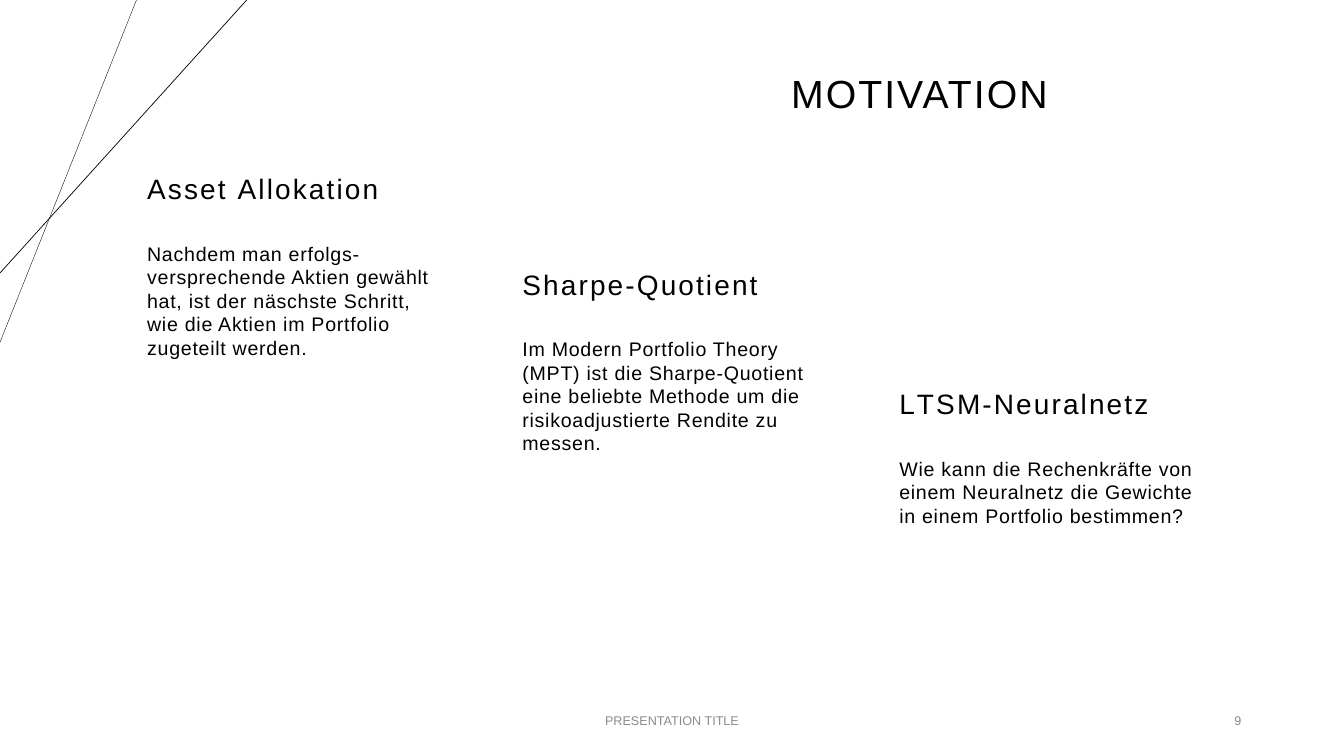
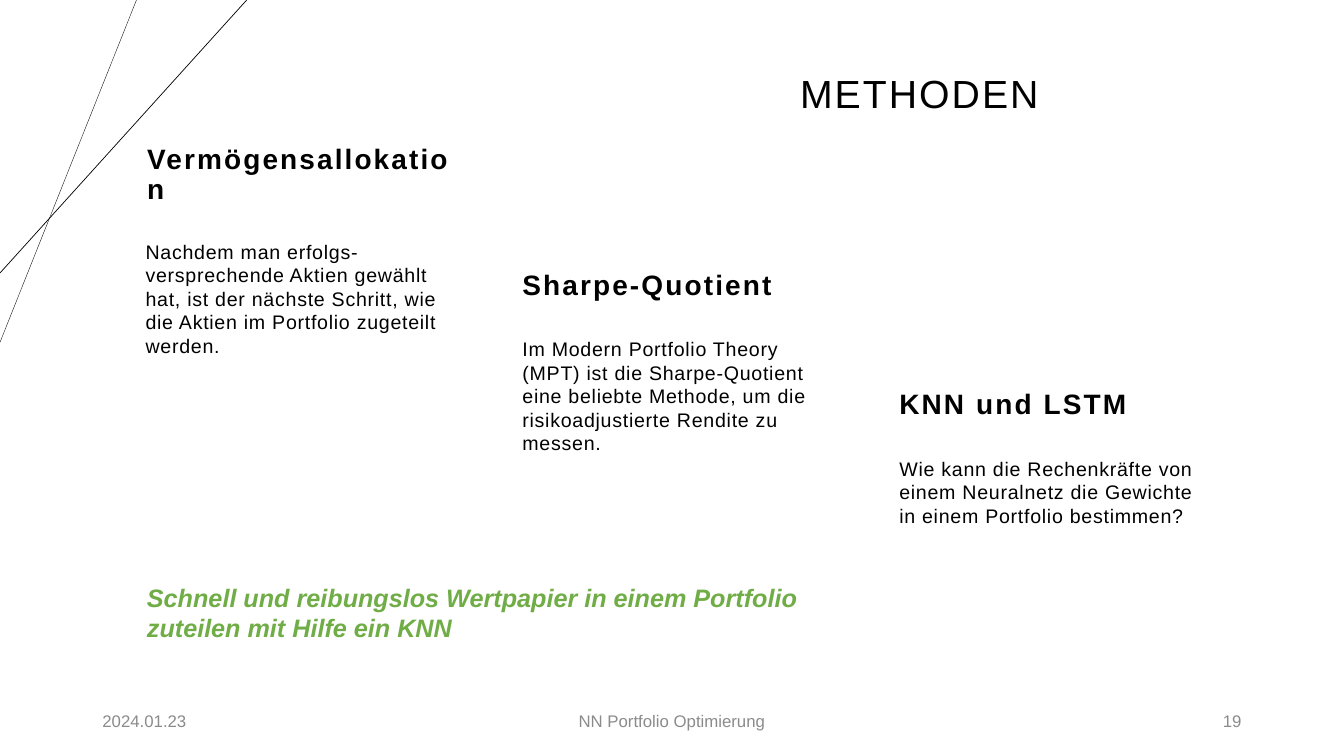
Before and after one commit to p-spohr/NN-Portfolio-Optimizer, a slide deck: slide 19 of Präsentation/pspohr - SLIFI Abschlusspräsentation 23Jan2024.pptx (slide 9 before the commit). Drawn at 1344x756 pixels with LibreOffice and Linux fonts; fonts in the diff are those of the drawing. Boxes give left, top, right and bottom in pixels: in the first picture for what was removed or moved away, otherwise in the second. Text is boxed around its words. In the diff, an @@ line names an element or a change of style, - is before the commit and + after.

Commit message:
füge Methode Slides hinzu und schreibe Literverzeichnis

```diff
--- a/Präsentation/pspohr - SLIFI Abschlusspräsentation 23Jan2024.pptx
+++ b/Präsentation/pspohr - SLIFI Abschlusspräsentation 23Jan2024.pptx
@@ title at (800, 80, 1038, 109): text changed @@
-MOTIVATION
+METHODEN
@@ text at (147, 178, 378, 200): text changed; bold on @@
-Asset Allokation
+Vermögensallokation
@@ text "Sharpe-Quotient" at (522, 274, 771, 300): bold on @@
@@ text at (146, 244, 436, 354): text changed @@
-Nachdem man erfolgs-versprechende Aktien gewählt hat, ist der näschste Schritt, wie die Aktien im Portfolio zugeteilt werden.
+Nachdem man erfolgs-versprechende Aktien gewählt hat, ist der nächste Schritt, wie die Aktien im Portfolio zugeteilt werden.
@@ text at (522, 341, 806, 451): text changed @@
-Im Modern Portfolio Theory (MPT) ist die Sharpe-Quotient eine beliebte Methode um die risikoadjustierte Rendite zu messen.
+Im Modern Portfolio Theory (MPT) ist die Sharpe-Quotient eine beliebte Methode, um die risikoadjustierte Rendite zu messen.
@@ text at (899, 393, 1127, 415): text changed; bold on @@
-LTSM-Neuralnetz
+KNN und LSTM
@@ text added at (147, 588, 796, 638), 18 pt, text #70AD47, bold, italic @@
+Schnell und reibungslos Wertpapier in einem Portfolio zuteilen mit Hilfe ein KNN
@@ text added at (102, 715, 186, 727), 12 pt, text #8C8C8C @@
+2024.01.23
@@ text at (579, 715, 765, 731): text changed; size 9 to 12 pt @@
-PRESENTATION TITLE
+NN Portfolio Optimierung
@@ page number at (1223, 715, 1242, 727): text changed; size 9 to 12 pt @@
-9
+19
```
Also in this commit, not shown: 11 other slides changed, 14 slides added, 4 slides removed, 1 other file.
